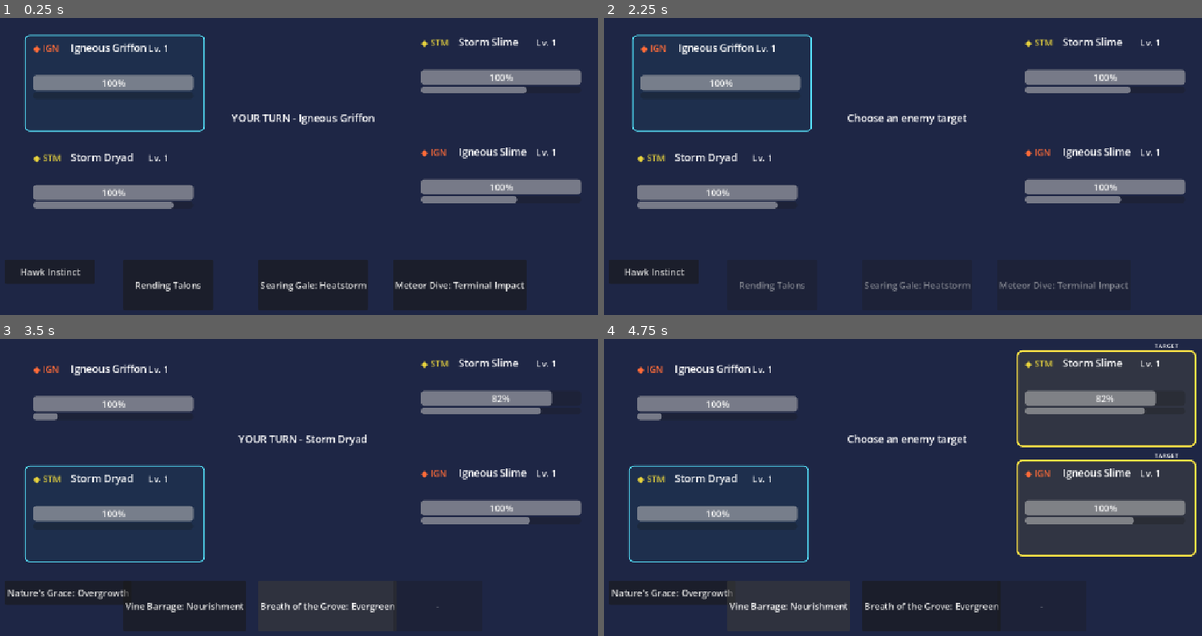
Above: before the commit, frames 1-4 (two rows, left to right).
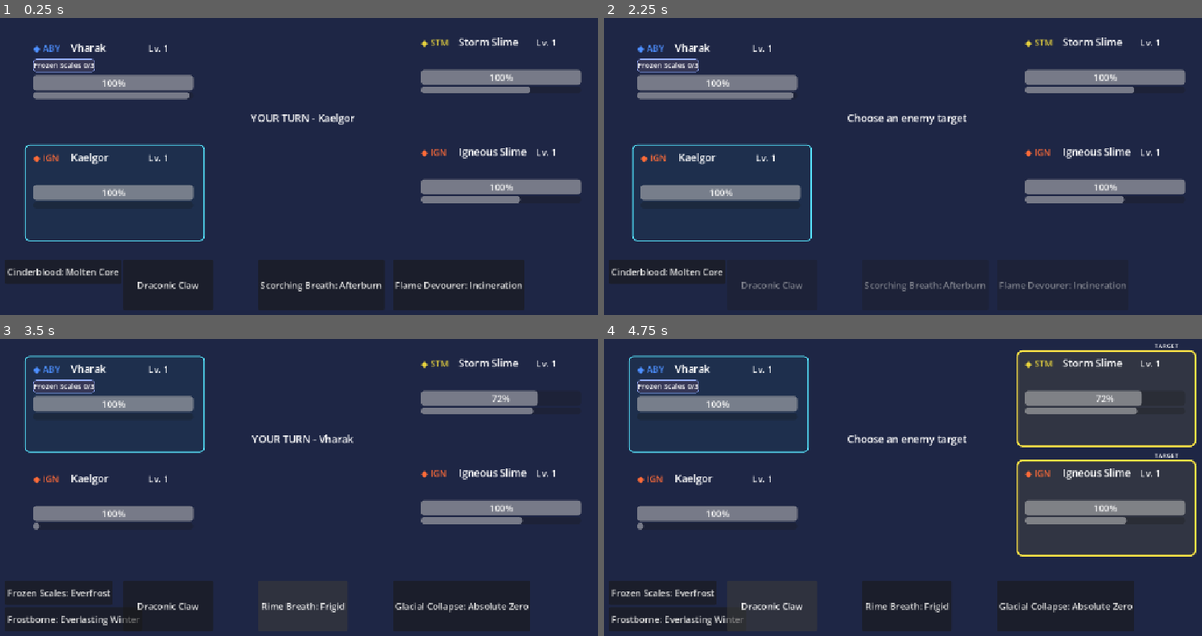
Above: after the commit, the same moments.

Repository: Akharyuu/monster-rpg
Game: Godot game, scene res://scenes/battle/battle_screen.tscn
Two runs of this game, one before a commit and one after it. Both use one fixed random seed, a clock stepped at 60 frames per second and the inputs below.
Inputs (mouse positions are in pixels of both pictures, inside the frame that each line leads up to):
- Up to frame 1 (0.25 s): no input
- Up to frame 2 (2.25 s): click "Hawk Instinct" (after the commit: "Cinderblood: Molten Core") at 0.5 s; click "Rending Talons" (after the commit: "Draconic Claw") at 1.25 s; click (1106, 77) at 2.02 s
- Up to frame 3 (3.5 s): click "Searing Gale: Heatstorm" (after the commit: "Scorching Breath: Afterburn") at 2.75 s
- Up to frame 4 (4.75 s): click "Nature's Grace: Overgrowth" (after the commit: "Frozen Scales: Everfrost") at 3.5 s; click "Vine Barrage: Nourishment" (after the commit: "Draconic Claw") at 4.25 s

The runs differ from the first frame. In frame 1, 5.5% of the frame differs, in the area x 1-89%, y 5-99%; in frame 2, 4.9%; in frame 3, 7.6%, in the area x 0-93%, y 5-99%; in frame 4, 7.5%.

Commit message:
Test completed Igneous and Abyssal Drake resonances

Diff:
--- a/godot/scenes/battle/battle_screen.gd
+++ b/godot/scenes/battle/battle_screen.gd
@@ -41,11 +41,11 @@
 func _ready() -> void:
     allies = [
         PrototypeFactoryScript.create_level_one_monster(
-            "dryad_storm",
+            "drake_igneous",
             5
         ),
         PrototypeFactoryScript.create_level_one_monster(
-            "griffon_igneous",
+            "drake_abyssal",
             5
         )
     ]
